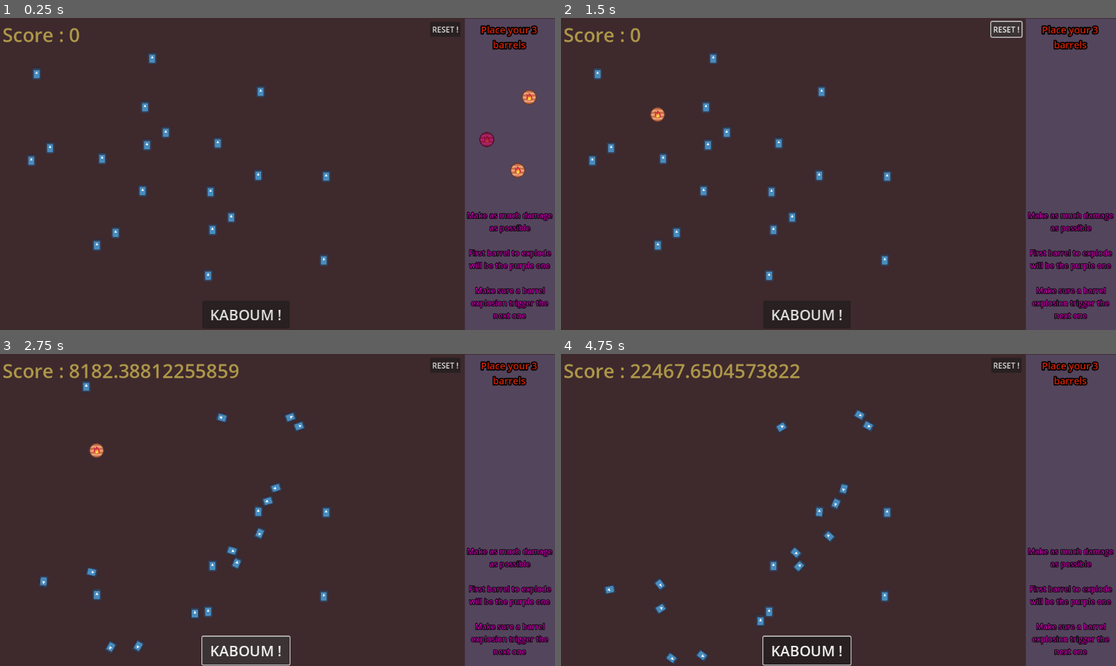
Above: before the commit, frames 1-4 (two rows, left to right).
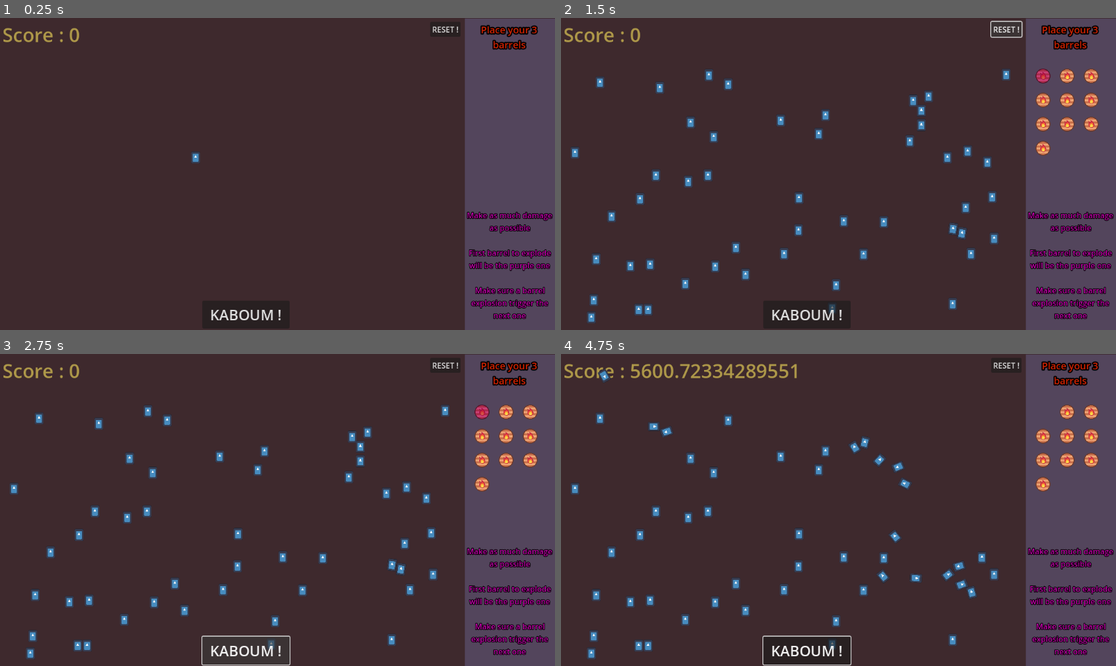
Above: after the commit, the same moments.

Repository: zazak03/kaboum
Game: Godot game, scene res://home.tscn
Two runs of this game, one before a commit and one after it. Both use one fixed random seed, a clock stepped at 60 frames per second and the inputs below. The engine's default icon, where the game draws it, is replaced by a stand-in: a white triangle on a blue panel in a dark square.
Inputs (mouse positions are in pixels of both pictures, inside the frame that each line leads up to):
- Up to frame 1 (0.25 s): no input
- Up to frame 2 (1.5 s): click "KABOUM !" at 0.5 s; click "RESET !" at 1.25 s
- Up to frame 3 (2.75 s): click "KABOUM !" at 2 s
- Up to frame 4 (4.75 s): click "KABOUM !" at 2.75 s; move the mouse to (960, 494) at 3.52 s; click (960, 494) at 3.6 s; move the mouse to (727, 525) at 4.27 s; click (727, 525) at 4.35 s

The runs differ from the first frame. In frame 1, 1.5% of the frame differs, in the area x 4-97%, y 10-85%; in frame 2, 4.9%; in frame 3, 5.5%, in the area x 1-97%, y 3-98%; in frame 4, 5.2%.
Error after the commit: Attempt to call function 'exploding' in base 'null instance' on a null instance. (res://home.gd:37)

Commit message:
HOMEEEEE

Diff:
--- a/home.gd
+++ b/home.gd
@@ -8,8 +8,10 @@
 @export var number_of_random_debris:int
 var Score = 0
 
-@onready var mon_home = preload("res://home.tscn")
-var instance
+@onready var barrel_scene = preload("res://barrel.tscn")
+@onready var debri_scene = preload("res://debris.tscn")
+var barrel
+var debri
 
 # Called when the node enters the scene tree for the first time.
 func _ready():
@@ -32,10 +34,29 @@
 
 func _on_button_pressed():
 	game_is_playing = true
-	$barrels/barrel_explose_debut.exploding()
+	$barrels.get_child(0).exploding()
 
 
 func _on_reset_pressed():
 	var decalage = [0,0]
-	for barrel in $barrels.get_children():
-		barrel.position = Vector2(200+decalage[0],200+decalage[1])
+	for old_barrel in $barrels.get_children():
+		old_barrel.free()
+
+	for old_debri in $debris_list.get_children():
+		old_debri.free()
+
+	for i in range(number_of_barrel):
+		barrel = barrel_scene.instantiate()
+		barrel.position = Vector2(1000+decalage[0],120+decalage[1])
+		decalage[0] += 50
+		if decalage[0]%150==0:
+			decalage[1]+=50
+			decalage[0]=0
+		get_node("barrels").add_child(barrel)
+
+	for i in range(number_of_random_debris):
+		debri = debri_scene.instantiate()
+		debri.position = Vector2(randi_range(16,948),randi_range(80,630))
+		get_node("debris_list").add_child(debri)
+
+	$barrels.get_child(0).modulate = Color8(215,99,255)
--- a/home.tscn
+++ b/home.tscn
@@ -1,7 +1,6 @@
-[gd_scene load_steps=10 format=3 uid="uid://dwdk70c2hin3h"]
+[gd_scene load_steps=9 format=3 uid="uid://dwdk70c2hin3h"]
 
 [ext_resource type="Script" path="res://home.gd" id="1_p8gtn"]
-[ext_resource type="PackedScene" uid="uid://chft05mglcw07" path="res://barrel.tscn" id="2_7ssks"]
 [ext_resource type="PackedScene" uid="uid://bua1gjp885u7y" path="res://debris.tscn" id="3_x2qin"]
 
 [sub_resource type="LabelSettings" id="LabelSettings_hjkcp"]
@@ -19,9 +18,6 @@
 outline_size = 5
 outline_color = Color(0, 0, 0, 1)
 
-[sub_resource type="Theme" id="Theme_1aiis"]
-default_font_size = 30
-
 [sub_resource type="PhysicsMaterial" id="PhysicsMaterial_03fn8"]
 bounce = 1.0
 
@@ -29,8 +25,13 @@
 a = Vector2(0, 2)
 b = Vector2(965, 1)
 
+[sub_resource type="Theme" id="Theme_1aiis"]
+default_font_size = 30
+
 [node name="home" type="Node2D"]
 script = ExtResource("1_p8gtn")
+number_of_barrel = 10
+number_of_random_debris = 50
 
 [node name="Ui" type="Control" parent="."]
 layout_mode = 3
@@ -93,21 +94,6 @@
 horizontal_alignment = 1
 autowrap_mode = 3
 
-[node name="kaboum" type="Button" parent="."]
-offset_left = 420.0
-offset_top = 587.0
-offset_right = 601.0
-offset_bottom = 645.0
-theme = SubResource("Theme_1aiis")
-text = "KABOUM !"
-
-[node name="reset" type="Button" parent="."]
-offset_left = 893.0
-offset_top = 8.0
-offset_right = 956.0
-offset_bottom = 39.0
-text = "RESET !"
-
 [node name="walls" type="Node2D" parent="."]
 
 [node name="wall" type="StaticBody2D" parent="walls"]
@@ -140,80 +126,25 @@
 
 [node name="barrels" type="Node2D" parent="."]
 
-[node name="barrel_explose_debut" parent="barrels" instance=ExtResource("2_7ssks")]
-modulate = Color(0.713726, 0.231373, 0.945098, 1)
-position = Vector2(1010, 252)
-force = 5
-
-[node name="Barrel2" parent="barrels" instance=ExtResource("2_7ssks")]
-position = Vector2(1098, 164)
-force = 5
-
-[node name="Barrel3" parent="barrels" instance=ExtResource("2_7ssks")]
-position = Vector2(1074, 316)
-force = 5
-
 [node name="debris_list" type="Node2D" parent="."]
 
 [node name="debris" parent="debris_list" instance=ExtResource("3_x2qin")]
-position = Vector2(344, 238)
+position = Vector2(406, 290)
 
-[node name="debris2" parent="debris_list" instance=ExtResource("3_x2qin")]
-position = Vector2(536, 327)
+[node name="kaboum" type="Button" parent="."]
+offset_left = 420.0
+offset_top = 587.0
+offset_right = 601.0
+offset_bottom = 645.0
+theme = SubResource("Theme_1aiis")
+text = "KABOUM !"
 
-[node name="debris3" parent="debris_list" instance=ExtResource("3_x2qin")]
-position = Vector2(305, 264)
-
-[node name="debris4" parent="debris_list" instance=ExtResource("3_x2qin")]
-position = Vector2(541, 153)
-
-[node name="debris5" parent="debris_list" instance=ExtResource("3_x2qin")]
-position = Vector2(316, 84)
-
-[node name="debris6" parent="debris_list" instance=ExtResource("3_x2qin")]
-position = Vector2(480, 414)
-
-[node name="debris7" parent="debris_list" instance=ExtResource("3_x2qin")]
-position = Vector2(672, 503)
-
-[node name="debris8" parent="debris_list" instance=ExtResource("3_x2qin")]
-position = Vector2(441, 440)
-
-[node name="debris9" parent="debris_list" instance=ExtResource("3_x2qin")]
-position = Vector2(677, 329)
-
-[node name="debris10" parent="debris_list" instance=ExtResource("3_x2qin")]
-position = Vector2(452, 260)
-
-[node name="debris11" parent="debris_list" instance=ExtResource("3_x2qin")]
-position = Vector2(104, 270)
-
-[node name="debris12" parent="debris_list" instance=ExtResource("3_x2qin")]
-position = Vector2(296, 359)
-
-[node name="debris13" parent="debris_list" instance=ExtResource("3_x2qin")]
-position = Vector2(65, 296)
-
-[node name="debris14" parent="debris_list" instance=ExtResource("3_x2qin")]
-position = Vector2(301, 185)
-
-[node name="debris15" parent="debris_list" instance=ExtResource("3_x2qin")]
-position = Vector2(76, 116)
-
-[node name="debris16" parent="debris_list" instance=ExtResource("3_x2qin")]
-position = Vector2(240, 446)
-
-[node name="debris17" parent="debris_list" instance=ExtResource("3_x2qin")]
-position = Vector2(432, 535)
-
-[node name="debris18" parent="debris_list" instance=ExtResource("3_x2qin")]
-position = Vector2(201, 472)
-
-[node name="debris19" parent="debris_list" instance=ExtResource("3_x2qin")]
-position = Vector2(437, 361)
-
-[node name="debris20" parent="debris_list" instance=ExtResource("3_x2qin")]
-position = Vector2(212, 292)
+[node name="reset" type="Button" parent="."]
+offset_left = 893.0
+offset_top = 8.0
+offset_right = 956.0
+offset_bottom = 39.0
+text = "RESET !"
 
 [connection signal="pressed" from="kaboum" to="." method="_on_button_pressed"]
 [connection signal="pressed" from="reset" to="." method="_on_reset_pressed"]
